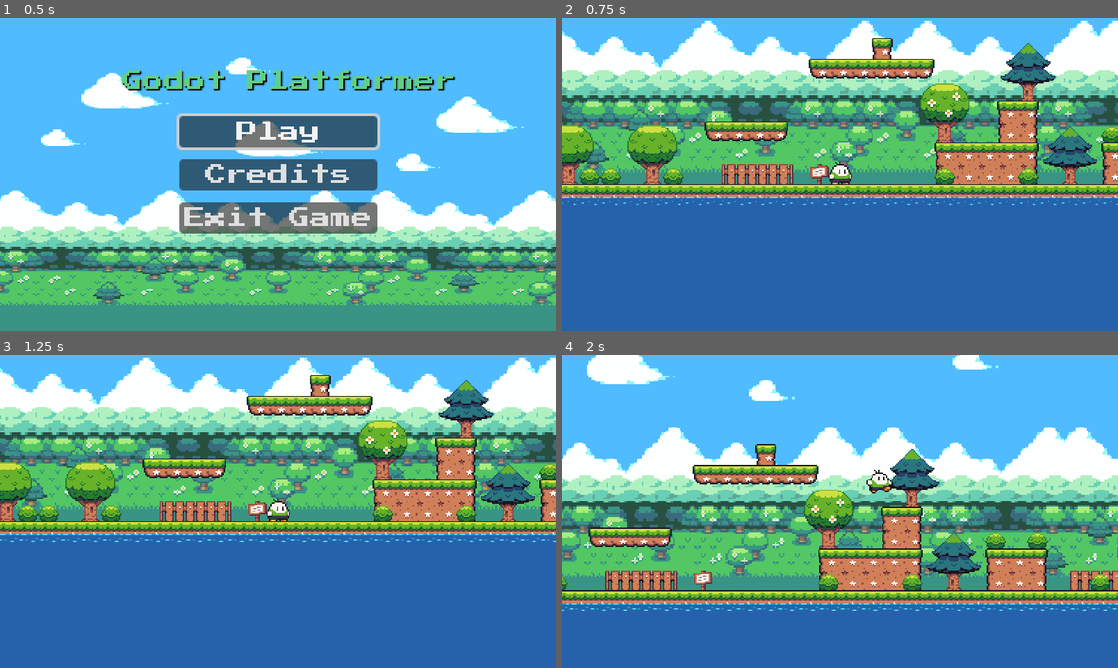
Above: before the commit, frames 1-4 (two rows, left to right).
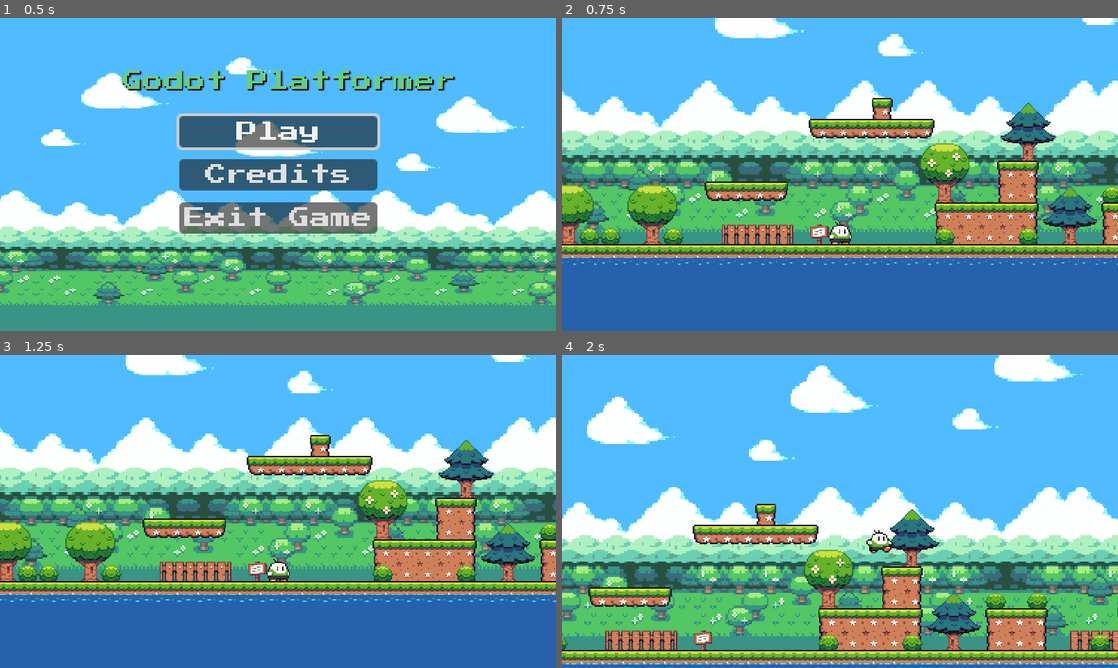
Above: after the commit, the same moments.

Repository: GuilhermeJuventino/Godot-Platformer
Game: Godot game, scene res://scenes/main_menu.tscn
Two runs of this game, one before a commit and one after it. Both use one fixed random seed, a clock stepped at 60 frames per second and the inputs below.
Inputs:
- Up to frame 1 (0.5 s): no input
- Up to frame 2 (0.75 s): click "Play" at 0.5 s
- Up to frame 3 (1.25 s): no input
- Up to frame 4 (2 s): hold Right (ui_right) from 1.28 s (still down); hold Z from 1.28 s (still down)

Frame 1 is identical in both runs. In frame 2, 69% of the frame differs, in the area x 0-100%, y 0-79%; in frame 3, 68%; in frame 4, 74%, in the area x 0-100%, y 0-100%.

Commit message:
Added a fall zone
Added a fall zone that kills the player and restarts the level if the player fall into the water/abyss/lava/etc

Diff:
--- a/actors/player.tscn
+++ b/actors/player.tscn
@@ -86,7 +86,7 @@
 shape = SubResource("CapsuleShape2D_ejhp3")
 
 [node name="Camera2D" type="Camera2D" parent="."]
-position = Vector2(0, -8)
+position = Vector2(0, -54)
 limit_left = 0
 limit_smoothed = true
 position_smoothing_enabled = true
--- a/project.godot
+++ b/project.godot
@@ -36,6 +36,8 @@
 2d_physics/layer_2="World"
 2d_physics/layer_3="Enemies"
 2d_physics/layer_4="Items"
+2d_physics/layer_15="InvisibleWalls"
+2d_physics/layer_16="FallZone"
 
 [rendering]
 
--- a/scenes/main.tscn
+++ b/scenes/main.tscn
@@ -11,6 +11,7 @@
 [ext_resource type="PackedScene" uid="uid://bbrh6t642kj7r" path="res://actors/player.tscn" id="3_2pflj"]
 [ext_resource type="Texture2D" uid="uid://cdjkqxfhmamlq" path="res://assets/Seasonal Tilesets/1 - Grassland/Background parts/1 - Foreground_scenery.png" id="5_eiqck"]
 [ext_resource type="Texture2D" uid="uid://efy5d55yssn2" path="res://assets/Seasonal Tilesets/5 - Misc. universal tiles/Water_frames (16 x 32).png" id="9_7608u"]
+[ext_resource type="Script" path="res://scripts/FallZone.gd" id="12_ovxwg"]
 
 [sub_resource type="ShaderMaterial" id="ShaderMaterial_hjqwq"]
 shader = ExtResource("3_0a63u")
@@ -379,6 +380,9 @@
 sources/1 = SubResource("TileSetAtlasSource_8ggjy")
 sources/2 = SubResource("TileSetAtlasSource_bvvyd")
 
+[sub_resource type="RectangleShape2D" id="RectangleShape2D_hu76v"]
+size = Vector2(2328, 906)
+
 [node name="Main" type="Node2D"]
 script = ExtResource("1_77566")
 
@@ -465,3 +469,15 @@
 
 [node name="Player" parent="." instance=ExtResource("3_2pflj")]
 position = Vector2(280, 272)
+
+[node name="FallZone" type="Area2D" parent="."]
+position = Vector2(672, 296)
+collision_layer = 32768
+script = ExtResource("12_ovxwg")
+
+[node name="Collision" type="CollisionShape2D" parent="FallZone"]
+position = Vector2(292, 443)
+shape = SubResource("RectangleShape2D_hu76v")
+debug_color = Color(0.67451, 0.34902, 0.92549, 0.419608)
+
+[connection signal="body_entered" from="FallZone" to="FallZone" method="_on_body_entered"]
--- /dev/null
+++ b/scripts/FallZone.gd
@@ -0,0 +1,4 @@
+extends Area2D
+
+func _on_body_entered(_body):
+	get_tree().reload_current_scene()
--- a/scripts/Player.gd
+++ b/scripts/Player.gd
@@ -3,6 +3,7 @@
 
 const SPEED = 170.0
 const JUMP_FORCE = -300.0
+const DASH_FORCE = 200.0
 
 # Get the gravity from the project settings to be synced with RigidBody nodes.
 var gravity = ProjectSettings.get_setting("physics/2d/default_gravity")
Not shown: 1 places in scenes/main.tscn that only renumber resources
